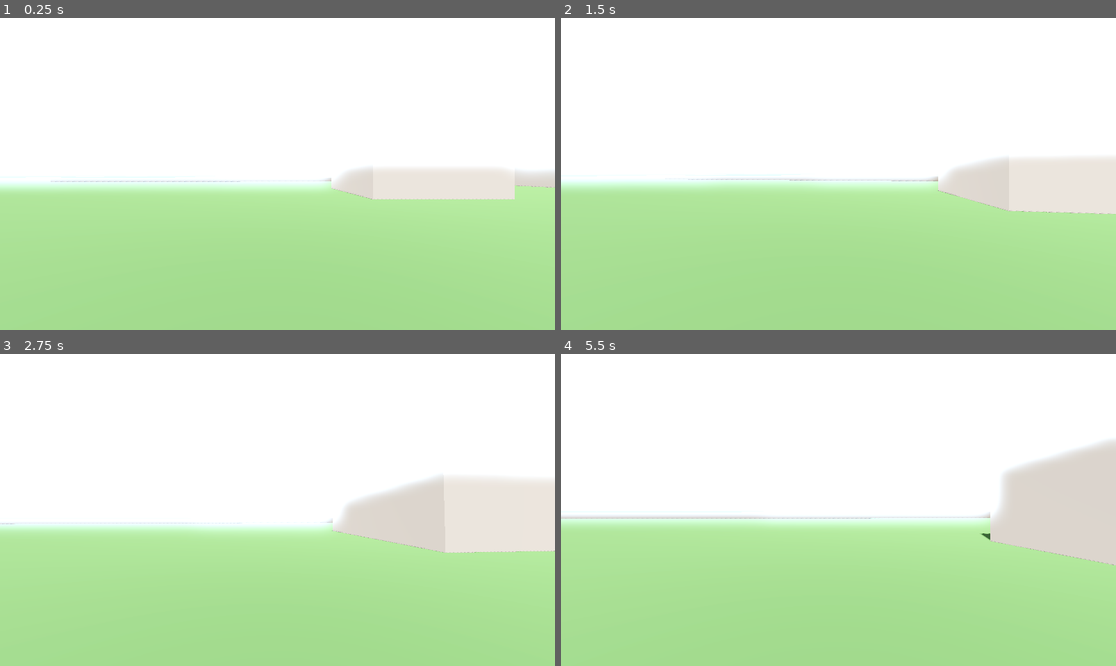
Above: before the commit, frames 1-4 (two rows, left to right).
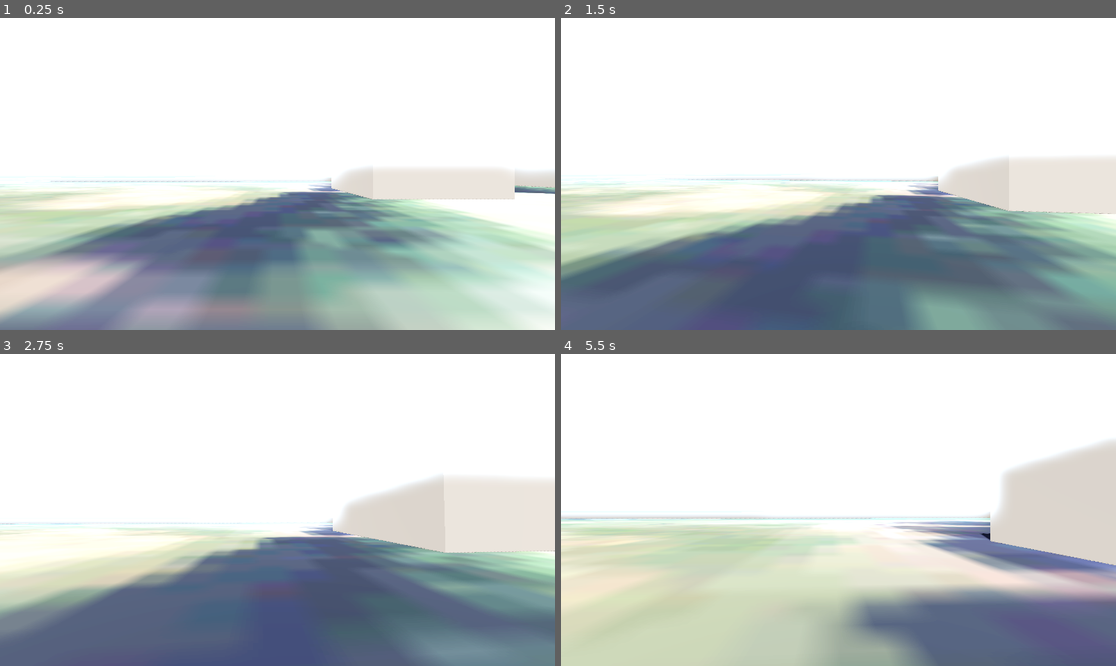
Above: after the commit, the same moments.

Repository: fsamuels/farm-explorer
Game: Godot game, scene res://scenes/main.tscn
Same seed, same stepped clock (60 frames per second), same inputs: the game is played once before the commit and once after it.
Inputs (mouse positions are in pixels of both pictures, inside the frame that each line leads up to):
- Up to frame 1 (0.25 s): no input
- Up to frame 2 (1.5 s): move the mouse to (866, 174) at 0.52 s; hold W (move_forward) from 0.53 s (still down); tap Space (jump) at 0.77 s; move the mouse to (810, 174) at 1.27 s
- Up to frame 3 (2.75 s): keep holding W (move_forward); tap Space (jump) at 1.52 s; move the mouse to (288, 503) at 2.02 s
- Up to frame 4 (5.5 s): keep holding W (move_forward); move the mouse to (832, 516) at 2.77 s; tap Space (jump) at 3.02, 3.77, 4.52 s; move the mouse to (877, 513) at 3.52 s; move the mouse to (794, 506) at 4.27 s; move the mouse to (844, 510) at 5.02 s

The runs differ from the first frame. In frame 1, 45% of the frame differs, in the area x 0-100%, y 52-100%; in frame 2, 44%; in frame 3, 42%; in frame 4, 44%.

Commit message:
Texture ground plane with real NAIP aerial imagery
Pulls public-domain NAIP imagery (USGS National Map ImageServer) for the
parcel area, sized and geo-referenced to exactly cover the existing ground
plane's real-world extent, and applies it as the plane's albedo texture in
place of the flat placeholder color. Same "headless public data now, replace
with real capture later" pattern as the boundary/building data (D-4/D-5).

Texture lives under project/textures/ground/ rather than assets/orthomosaic/
since Godot's res:// root can't reach outside project/.

Co-Authored-By: Claude Sonnet 5 <noreply@anthropic.com>
Claude-Session: https://claude.ai/code/session_0131MAjZ2MRqPktUgc3XM8GG

Diff:
--- a/project/scenes/main.tscn
+++ b/project/scenes/main.tscn
@@ -1,6 +1,7 @@
-[gd_scene load_steps=13 format=3 uid="uid://bqx0f8kq6n4wr"]
+[gd_scene load_steps=14 format=3 uid="uid://bqx0f8kq6n4wr"]
 
 [ext_resource type="Script" path="res://scripts/player.gd" id="1_player"]
+[ext_resource type="Texture2D" path="res://textures/ground/naip-340732310005.png" id="2_naip"]
 
 [sub_resource type="Environment" id="Environment_main"]
 background_mode = 1
@@ -16,7 +17,8 @@
 size = Vector2(520, 520)
 
 [sub_resource type="StandardMaterial3D" id="StandardMaterial3D_ground"]
-albedo_color = Color(0.34, 0.49, 0.27, 1)
+albedo_color = Color(1, 1, 1, 1)
+albedo_texture = ExtResource("2_naip")
 roughness = 0.9
 
 [sub_resource type="BoxShape3D" id="BoxShape3D_ground"]
Binary file added: project/textures/ground/naip-340732310005.png
Not shown, changed: docs/parcel-data.md
Not shown, changed: docs/project/decisions.md
Not shown, changed: docs/repo-structure.md
